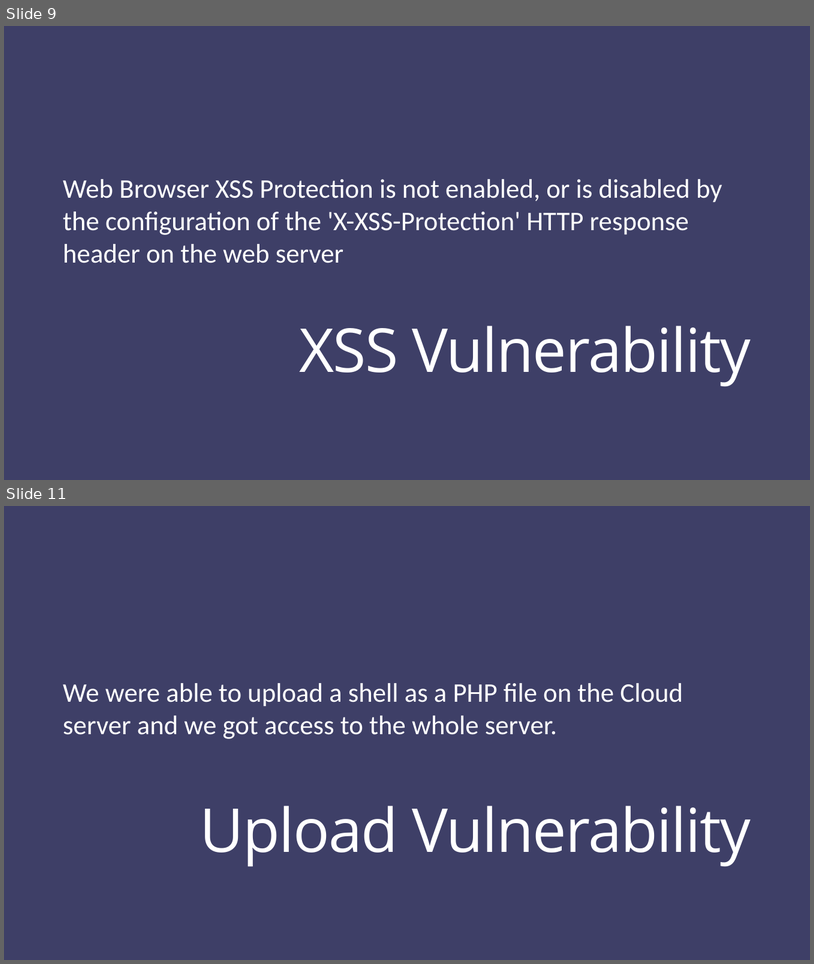
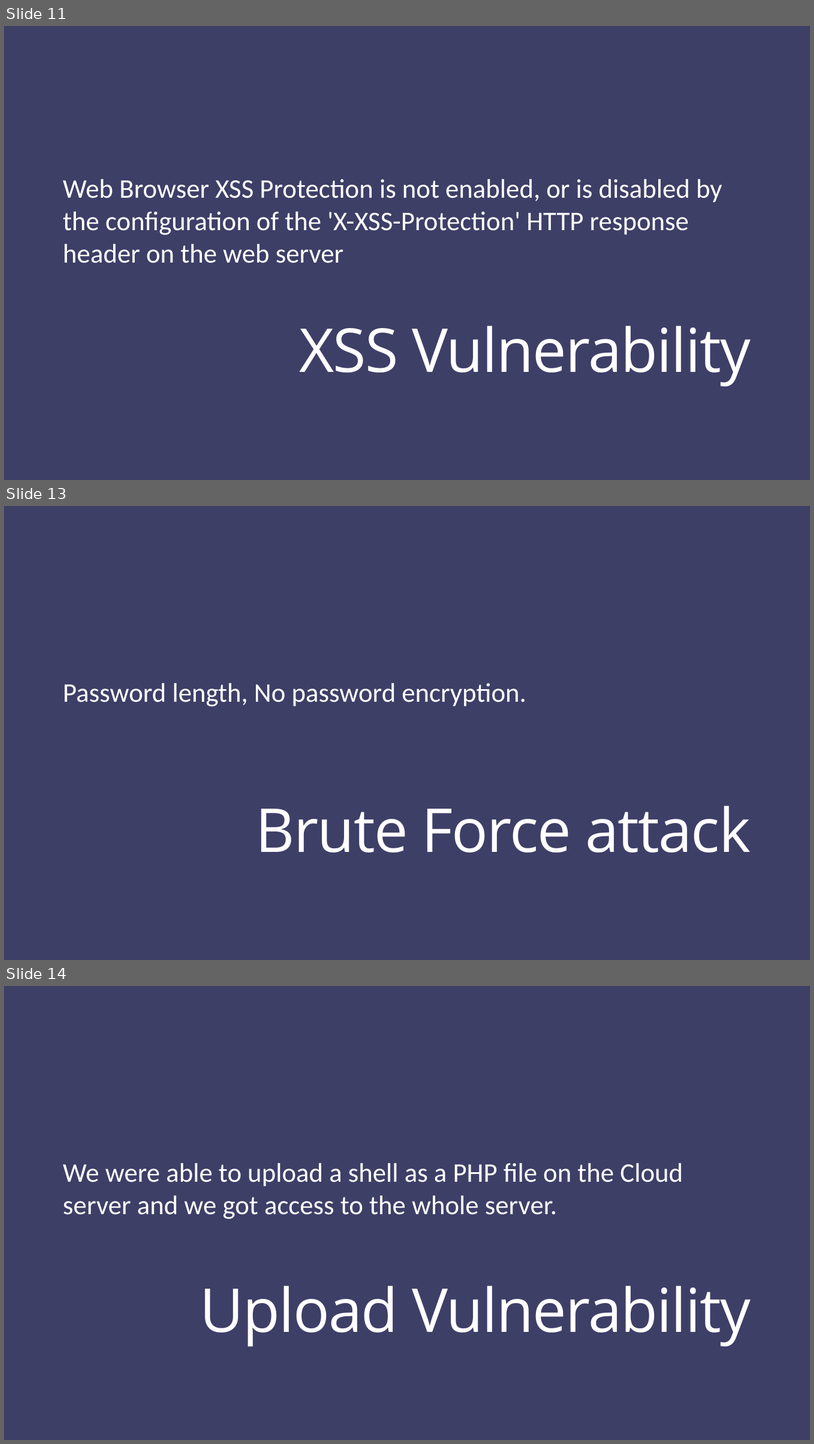
Before and after one commit to radityasurya/eFontys, a slide deck: Documentation/Final Presentation SePr.pptx. Shown one above the other, each under a label of ours: slides 9 and 11 before the commit, slides 11, 13 and 14 after it; the slides between them are not shown. The pictures are 814x964 and 814x1444 pixels, drawn with LibreOffice and Linux fonts; fonts in the diff are those of the drawing. Boxes give left, top, right and bottom in pixels: in the first picture for what was removed or moved away, otherwise in the second. Text is boxed around its words. In the diff, an @@ line names an element or a change of style, - is before the commit and + after.

Commit message:
Updated presentation- Added brute force and the intro for the app we hacked.

```diff
--- a/Documentation/Final Presentation SePr.pptx
+++ b/Documentation/Final Presentation SePr.pptx
@@ slide 13 added at [4,506,810,960], background #3E3F68 @@
@@ subtitle added at [63,683,527,706], 32 pt, text #FFFFFF @@
+Password length, No password encryption.
@@ title added at [256,805,751,852], 72 pt, text #FFFFFF @@
+Brute Force attack
@@ what was slide 9 is now slide 11 @@
@@ what was slide 11 is now slide 14 @@
```
Also in this commit, not shown: 3 other slides added.
